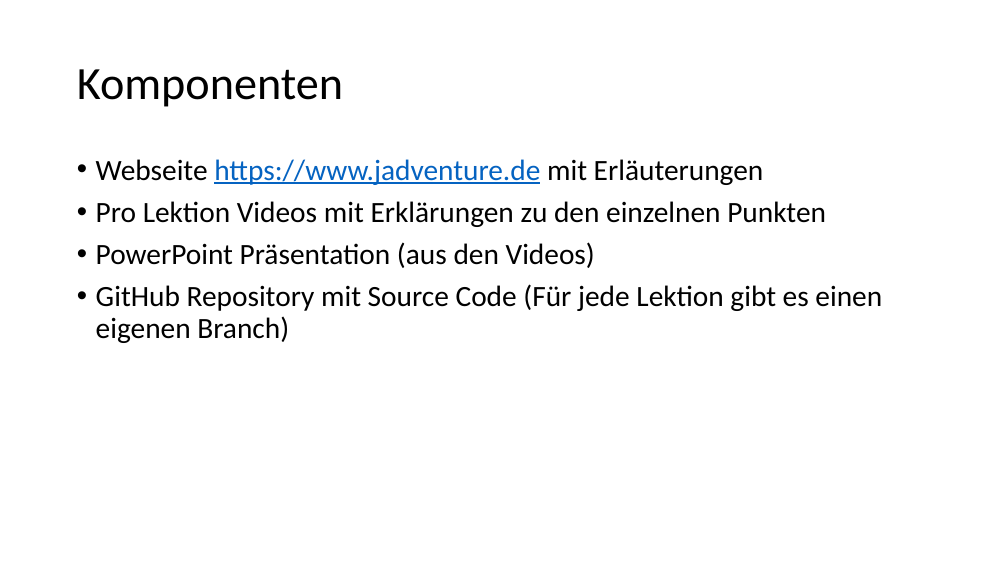
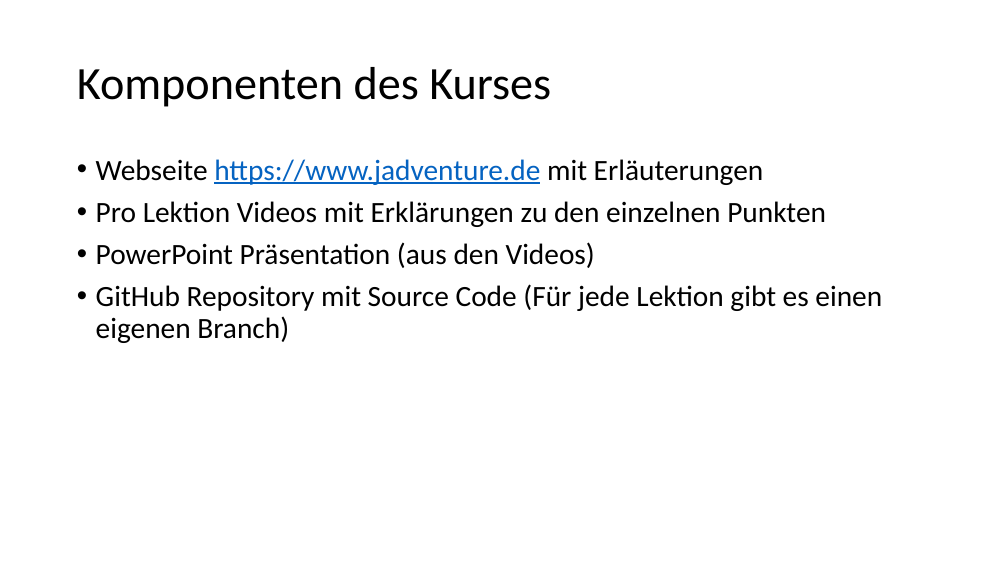
Before and after one commit to kneitzel/jadv-web, a slide deck: slide 5 of content/files/pp/JAdventure.pptx. Drawn at 1008x567 pixels with LibreOffice and Linux fonts; fonts in the diff are those of the drawing. Boxes give left, top, right and bottom in pixels: in the first picture for what was removed or moved away, otherwise in the second. Text is boxed around its words. In the diff, an @@ line names an element or a change of style, - is before the commit and + after.

```diff
--- a/content/files/pp/JAdventure.pptx
+++ b/content/files/pp/JAdventure.pptx
@@ title at bbox=[77, 67, 551, 107]: text changed @@
-Komponenten
+Komponenten des Kurses
```
Also in this commit, not shown: 1 other slide changed, 12 other files.
